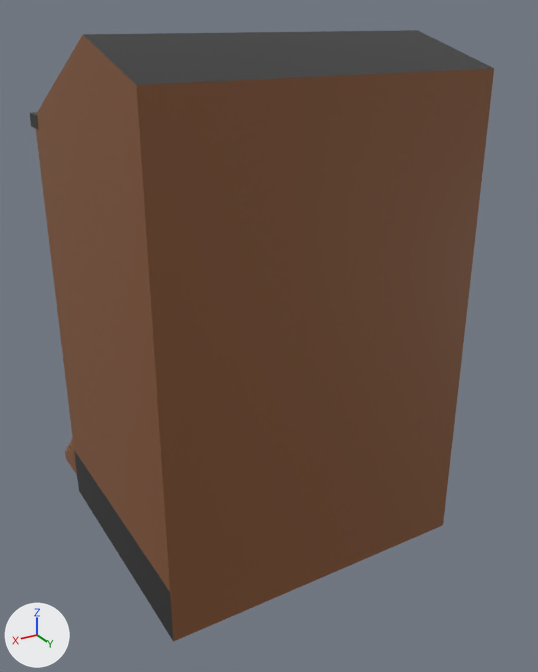
The OBJ model res/models/Buildings/Jazz/JazzSaxophone1.obj, before and after one commit.
One viewpoint serves both versions: a 50 mm lens placed at (6.47, 11.38, 9.56), pointed at (-0.37, -0.02, 3.86). Arrows for +X, +Y and +Z are at lower left; the lights stay in place. Where no turn or scale is listed for an object, it has been applied to the vertices.

The older version as bpy lines, for what is in view:
```python
me_saksofonjazzdone = bpy.data.meshes.new('SaksofonJazzDONE')
me_saksofonjazzdone.from_pydata(...)  # 252 vertices, 214 faces; spans x -3.03..3.0, y -4.02..2.5, z -0.04..9.32
me_saksofonjazzdone.materials.append(mat_basictexture)  # picture img_basictexture_png
ob_saksofonjazzdone = bpy.data.objects.new('SaksofonJazzDONE', me_saksofonjazzdone)
ob_saksofonjazzdone.location = (0.0, 0.0, 0.0)
```
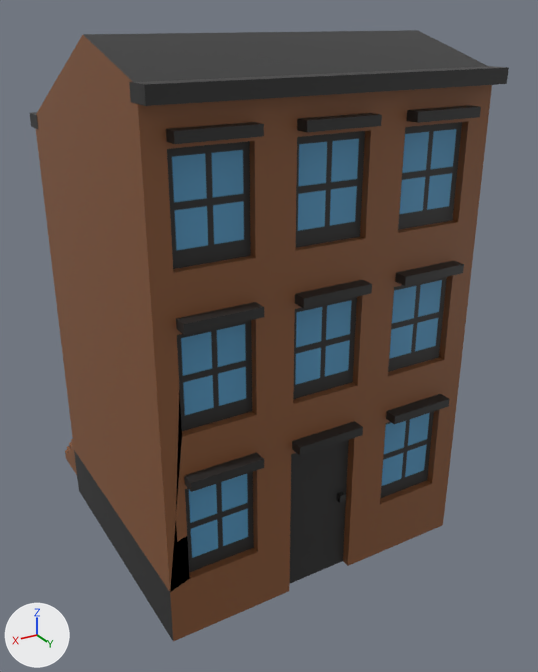
What changed in the scene script:
```text
Change me_saksofonjazzdone:
    used by ob_saksofonjazzdone; location = (0.0, 0.0, 0.0)
    remove me_saksofonjazzdone.from_pydata(...)  # 252 vertices, 214 faces; spans x -3.03..3.0, y -4.02..2.5, z -0.04..9.32
    add me_saksofonjazzdone.from_pydata(...)  # 412 vertices, 347 faces; spans x -3.03..3.0, y -4.02..2.76, z -0.04..9.32
    me_saksofonjazzdone part 1: the loose piece of 8 vertices spanning x -0.58..0.69, y -2.68..-2.18, z 6.29..6.42 is copied, and the copy is scaled about its middle by (-1, -0.509, 1.16), then moved by (1.95, 5.04, 1.83); it spans x 1.37..2.64, y 2.49..2.74, z 8.1..8.26
    me_saksofonjazzdone part 2: the loose piece of 8 vertices spanning x -0.58..0.69, y -2.68..-2.18, z 6.29..6.42 is copied, and the copy is scaled about its middle by (-1, -0.509, 1.16), then moved by (-0.01, 5.04, 1.83); it spans x -0.59..0.68, y 2.49..2.74, z 8.1..8.26
    me_saksofonjazzdone part 3: the loose piece of 8 vertices spanning x -2.53..-1.26, y -2.68..-2.18, z 6.29..6.42 is copied, and the copy is scaled about its middle by (-1, -0.509, 1.16), then moved by (-0.02, 5.04, 1.83); it spans x -2.55..-1.27, y 2.49..2.74, z 8.1..8.26
    me_saksofonjazzdone part 4: the loose piece of 8 vertices spanning x -0.58..0.69, y -2.68..-2.18, z 6.29..6.42 is copied, and the copy is scaled about its middle by (-1, -0.509, 1.16), then moved by (1.95, 5.04, -0.73); it spans x 1.37..2.64, y 2.49..2.74, z 5.55..5.71
    me_saksofonjazzdone part 5: the loose piece of 8 vertices spanning x -0.58..0.69, y -2.68..-2.18, z 6.29..6.42 is copied, and the copy is scaled about its middle by (-1, -0.509, 1.16), then moved by (-0.01, 5.04, -0.73); it spans x -0.59..0.68, y 2.49..2.74, z 5.55..5.71
    me_saksofonjazzdone part 6: the loose piece of 8 vertices spanning x -2.53..-1.26, y -2.68..-2.18, z 6.29..6.42 is copied, and the copy is scaled about its middle by (-1, -0.509, 1.16), then moved by (-0.02, 5.04, -0.73); it spans x -2.55..-1.27, y 2.49..2.74, z 5.55..5.71
    me_saksofonjazzdone part 7: the loose piece of 8 vertices spanning x 2.37..2.5, y -2.43..-2.3, z 2.02..2.14 is copied, and the copy is scaled about its middle by (-10.3, -2.02, 1.28), then moved by (-0.43, 4.96, 0.98); it spans x 1.37..2.64, y 2.46..2.73, z 2.98..3.14
    me_saksofonjazzdone part 8: the loose piece of 8 vertices spanning x -2.53..-1.26, y -2.68..-2.18, z 3.93..4.07 is copied, and the copy is scaled about its middle by (-1, -0.538, 1.16), then moved by (-0.03, 5.02, -0.94); it spans x -2.56..-1.28, y 2.46..2.73, z 2.98..3.14
    me_saksofonjazzdone part 9: the loose piece of 8 vertices spanning x -0.58..0.69, y -2.68..-2.18, z 3.93..4.07 is copied, and the copy is scaled about its middle by (-1, -0.538, 1.16), then moved by (0.0, 5.02, -0.94); it spans x -0.58..0.7, y 2.46..2.73, z 2.98..3.14
    me_saksofonjazzdone part 10: the loose piece of 8 vertices spanning x 2.37..2.5, y -2.43..-2.3, z 2.02..2.14 is copied, and the copy is scaled about its middle by (-1, -0.999, 1.16), then moved by (-2.89, 4.73, -0.54); it spans x -0.52..-0.39, y 2.3..2.43, z 1.47..1.62
    me_saksofonjazzdone part 11: the loose piece of 8 vertices spanning x -3.03..3.0, y -2.77..-2.29, z 7.71..7.96 is copied, and the copy is mirrored in y about its middle, then moved by (0.0, 5.06, 0.86); it spans x -3.03..3.0, y 2.28..2.76, z 8.58..8.82
    me_saksofonjazzdone part 12: 2 vertices removed from x -3.0, y 2.5, z 0.0..8.79; 74 vertices added at x -2.99..2.64, y 2.33..2.5, z 0.0..8.79
```

What differs and where, as boxes (x1, y1, x2, y2) in the pictures (538 x 672 px):
'SaksofonJazzDONE', reshaped: before (30, 30, 494, 642); after (30, 30, 509, 641)
part 1 of me_saksofonjazzdone, added (black): after (166, 122, 264, 144)
part 2 of me_saksofonjazzdone, added (black): after (297, 113, 382, 132)
part 3 of me_saksofonjazzdone, added (black): after (406, 105, 481, 123)
part 4 of me_saksofonjazzdone, added (black): after (176, 302, 264, 335)
part 5 of me_saksofonjazzdone, added (black): after (295, 280, 372, 308)
part 6 of me_saksofonjazzdone, added (black): after (395, 261, 464, 286)
part 7 of me_saksofonjazzdone, added (black): after (184, 452, 264, 492)
part 8 of me_saksofonjazzdone, added (black): after (386, 394, 449, 424)
part 9 of me_saksofonjazzdone, added (black): after (292, 421, 363, 456)
part 10 of me_saksofonjazzdone, added: after (337, 492, 346, 503)
part 11 of me_saksofonjazzdone, added (black): after (129, 66, 509, 106)
part 12 of me_saksofonjazzdone, built on: before (130, 57, 494, 614); after (130, 58, 492, 614)
